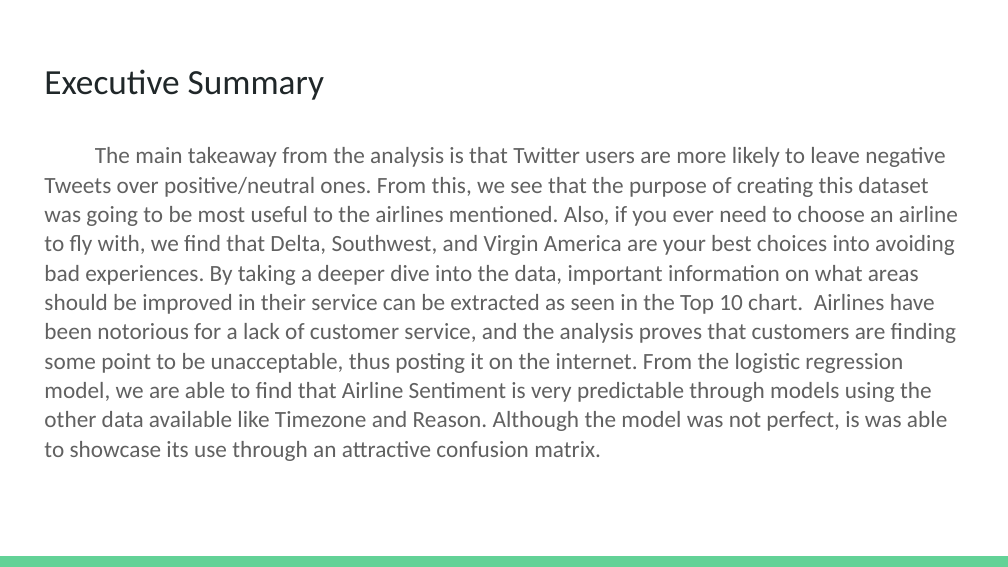
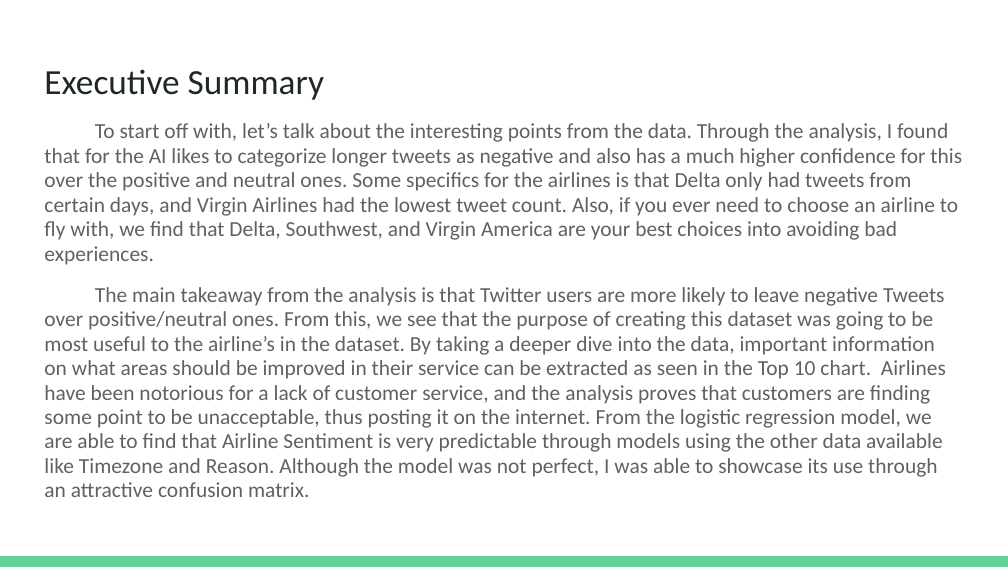
Before and after one commit to dapak2002/MGSC-410-Homework-1, a slide deck: slide 10 of MGSC-410 Homework 1.pptx (slide 7 before the commit). Drawn at 1008x567 pixels with LibreOffice and Linux fonts; fonts in the diff are those of the drawing. Boxes give left, top, right and bottom in pixels: in the first picture for what was removed or moved away, otherwise in the second. Text is boxed around its words. In the diff, an @@ line names an element or a change of style, - is before the commit and + after.

```diff
--- a/MGSC-410 Homework 1.pptx
+++ b/MGSC-410 Homework 1.pptx
@@ text at [44,123,962,497]: text changed; size 16.6 to 15.3 pt @@
-The main takeaway from the analysis is that Twitter users are more likely to leave negative Tweets over positive/neutral ones. From this, we see that the purpose of creating this dataset was going to be most useful to the airlines mentioned. Also, if you ever need to choose an airline to fly with, we find that Delta, Southwest, and Virgin America are your best choices into avoiding bad experiences. By taking a deeper dive into the data, important information on what areas should be improved in their service can be extracted as seen in the Top 10 chart. Airlines have been notorious for a lack of customer service, and the analysis proves that customers are finding some point to be unacceptable, thus posting it on the internet. From the logistic regression model, we are able to find that Airline Sentiment is very predictable through models using the other data available like Timezone and Reason. Although the model was not perfect, is was able to showcase its use through an attractive confusion matrix.
+To start off with, let’s talk about the interesting points from the data. Through the analysis, I found that for the AI likes to categorize longer tweets as negative and also has a much higher confidence for this over the positive and neutral ones. Some specifics for the airlines is that Delta only had tweets from certain days, and Virgin Airlines had the lowest tweet count. Also, if you ever need to choose an airline to fly with, we find that Delta, Southwest, and Virgin America are your best choices into avoiding bad experiences.
+The main takeaway from the analysis is that Twitter users are more likely to leave negative Tweets over positive/neutral ones. From this, we see that the purpose of creating this dataset was going to be most useful to the airline’s in the dataset. By taking a deeper dive into the data, important information on what areas should be improved in their service can be extracted as seen in the Top 10 chart. Airlines have been notorious for a lack of customer service, and the analysis proves that customers are finding some point to be unacceptable, thus posting it on the internet. From the logistic regression model, we are able to find that Airline Sentiment is very predictable through models using the other data available like Timezone and Reason. Although the model was not perfect, I was able to showcase its use through an attractive confusion matrix.
```
Also in this commit, not shown: 2 other slides changed, 3 slides added, 1 other file.
